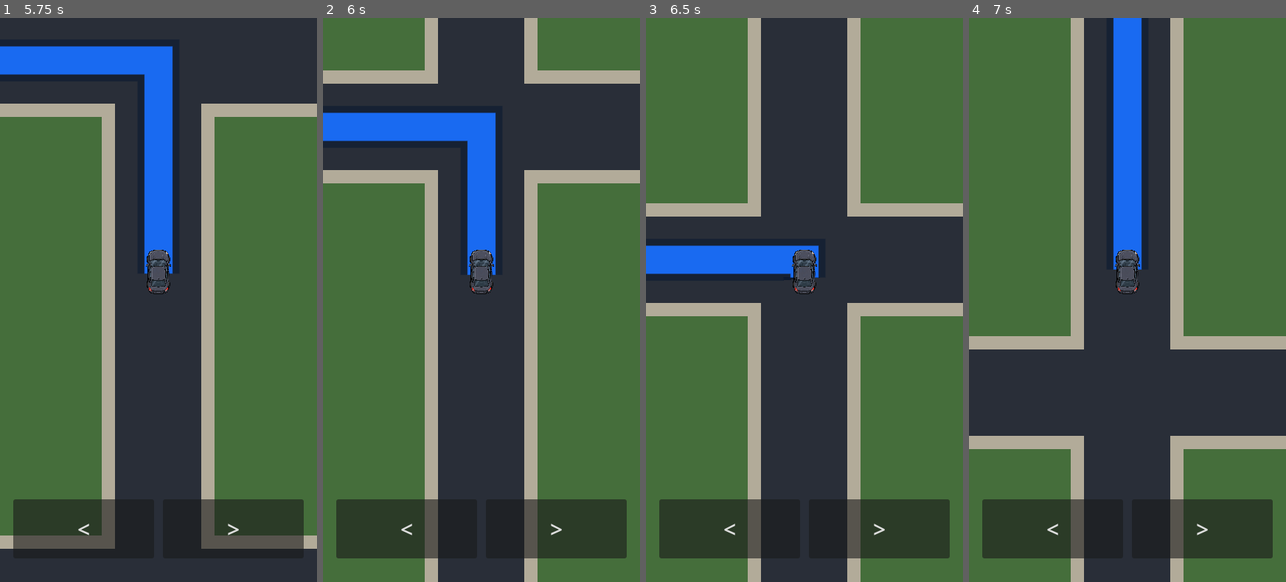
Above: before the commit, frames 1-4 (left to right).
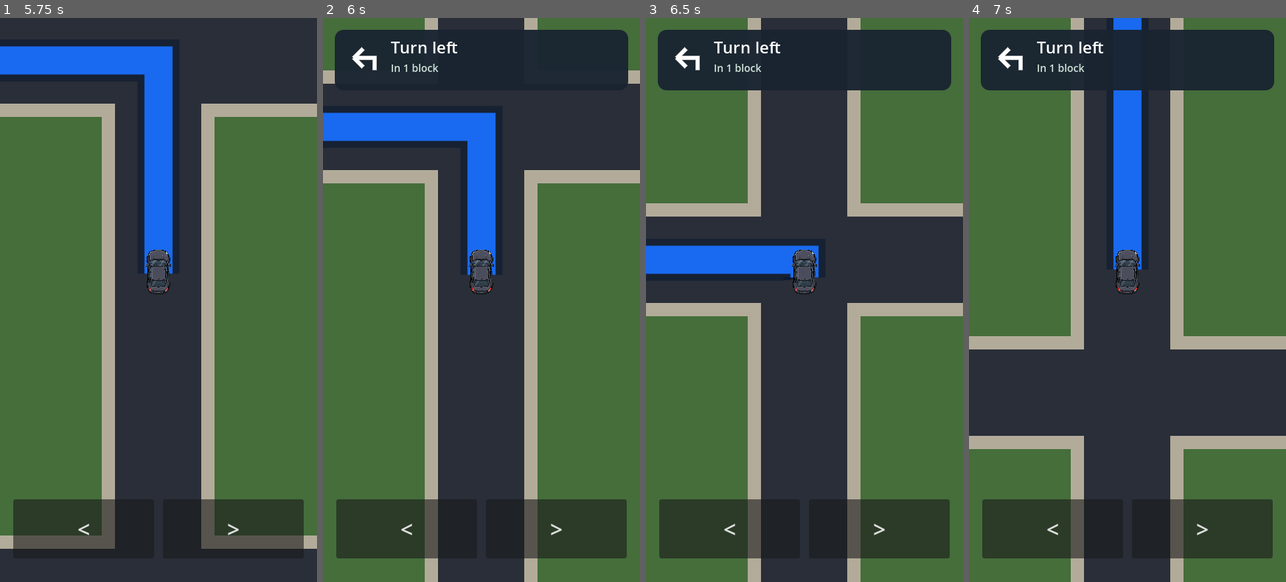
Above: after the commit, the same moments.

Repository: patrickcallahancomedy/comedian
Game: Godot game, scene res://scenes/drive/drive_module.tscn
The game is run twice, just before and just after one commit, with the same random seed, the same clock (stepped at 60 frames per second) and the same inputs.
Inputs (mouse positions are in pixels of both pictures, inside the frame that each line leads up to):
- Up to frame 1 (5.75 s): click "START" at 0.5 s; tap Enter (ui_accept) at 1.25, 1.52, 4.52 s; move the mouse to (142, 412) at 1.27 s; hold W 1.28-2 s; tap Space at 1.35, 2.85, 4.35 s; click (142, 412) at 1.42 s; drag from (253, 384) to (142, 412) at 2.02 s; move the mouse to (63, 215) at 2.77 s; hold Left 2.78-3.5 s; drag from (174, 300) to (63, 215) at 3.52 s; move the mouse to (110, 159) at 4.27 s; hold Left 4.28-5 s; drag from (228, 271) to (110, 159) at 5.02 s
- Up to frame 2 (6 s): move the mouse to (418, 328) at 5.77 s; hold W from 5.78 s (still down); tap Space at 5.85 s; click (418, 328) at 5.92 s
- Up to frame 3 (6.5 s): keep holding W
- Up to frame 4 (7 s): release W at 6.5 s; drag from (1159, 175) to (1064, 328) at 6.52 s

Frame 1 is identical in both runs. In frame 2, 6.3% of the frame differs, in the area x 3-97%, y 2-12%; in frame 3, 7.0%; in frame 4, 8.0%, in the area x 3-97%, y 2-13%.

Commit message:
Repeat GPS instruction reminders

Diff:
--- a/godot/scripts/drive/drive_navigation.gd
+++ b/godot/scripts/drive/drive_navigation.gd
@@ -23,11 +23,13 @@
 
 const MISSED_EXIT_NOTICE_SECONDS := 1.6
 const BANNER_VISIBLE_SECONDS := 2.0
+const BANNER_REPEAT_DELAY_SECONDS := 1.0
 
 var last_missed_turns := 0
 var missed_exit_notice_remaining := 0.0
 var last_instruction_key := ""
 var banner_visible_remaining := 0.0
+var banner_repeat_delay_remaining := 0.0
 
 
 func _ready() -> void:
@@ -65,6 +67,7 @@
 	if drive == null or not drive.started or drive.drive_complete:
 		last_instruction_key = ""
 		banner_visible_remaining = 0.0
+		banner_repeat_delay_remaining = 0.0
 		return
 
 	var instruction := _current_instruction()
@@ -79,8 +82,18 @@
 	if instruction_key != last_instruction_key:
 		last_instruction_key = instruction_key
 		banner_visible_remaining = BANNER_VISIBLE_SECONDS
-	else:
+		banner_repeat_delay_remaining = 0.0
+	elif banner_visible_remaining > 0.0:
 		banner_visible_remaining = maxf(0.0, banner_visible_remaining - delta)
+		if banner_visible_remaining <= 0.0:
+			banner_repeat_delay_remaining = BANNER_REPEAT_DELAY_SECONDS
+	elif not instruction_key.is_empty():
+		banner_repeat_delay_remaining = maxf(
+			0.0,
+			banner_repeat_delay_remaining - delta
+		)
+		if banner_repeat_delay_remaining <= 0.0:
+			banner_visible_remaining = BANNER_VISIBLE_SECONDS
 
 
 func get_turn_hint() -> Dictionary:
